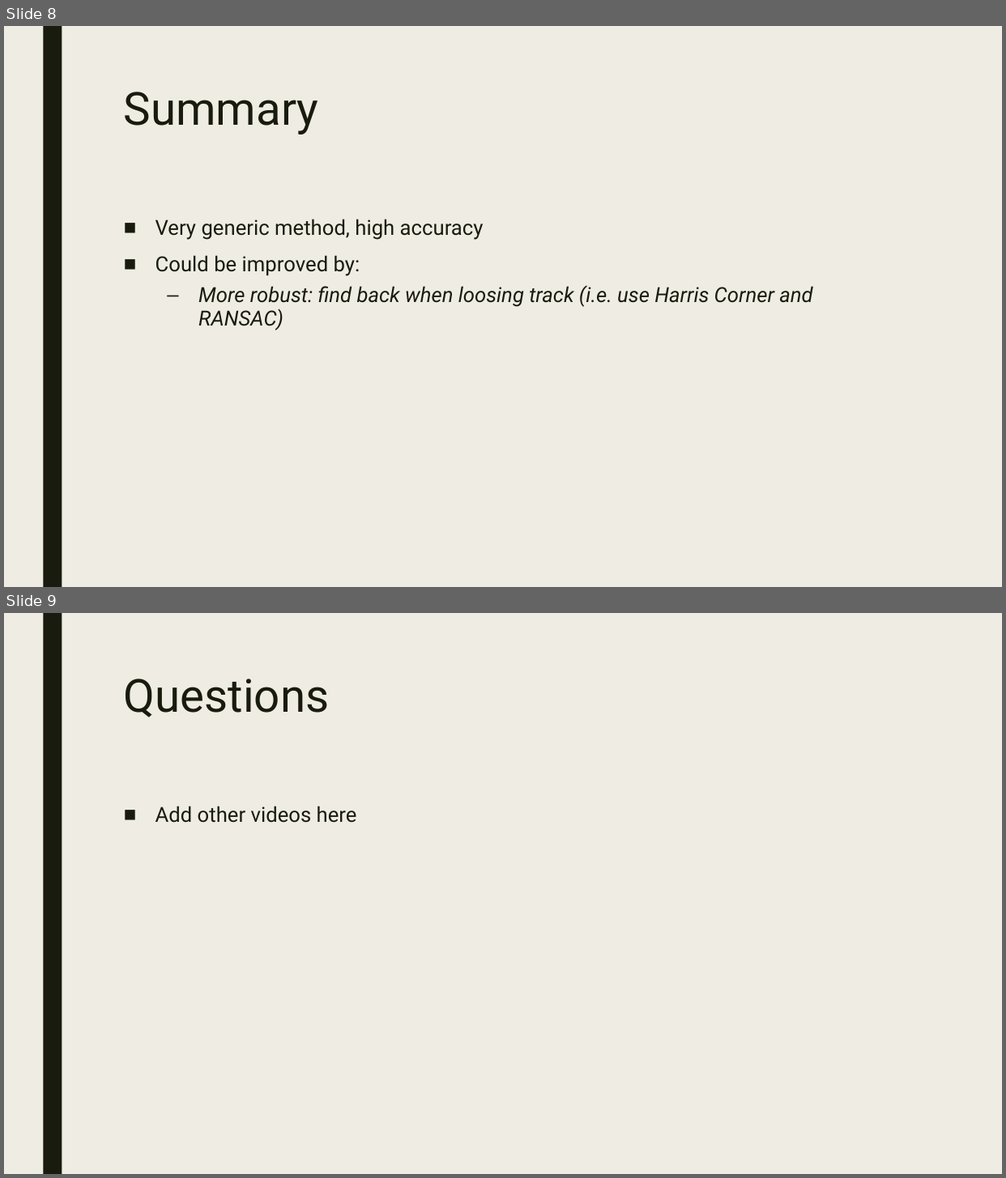
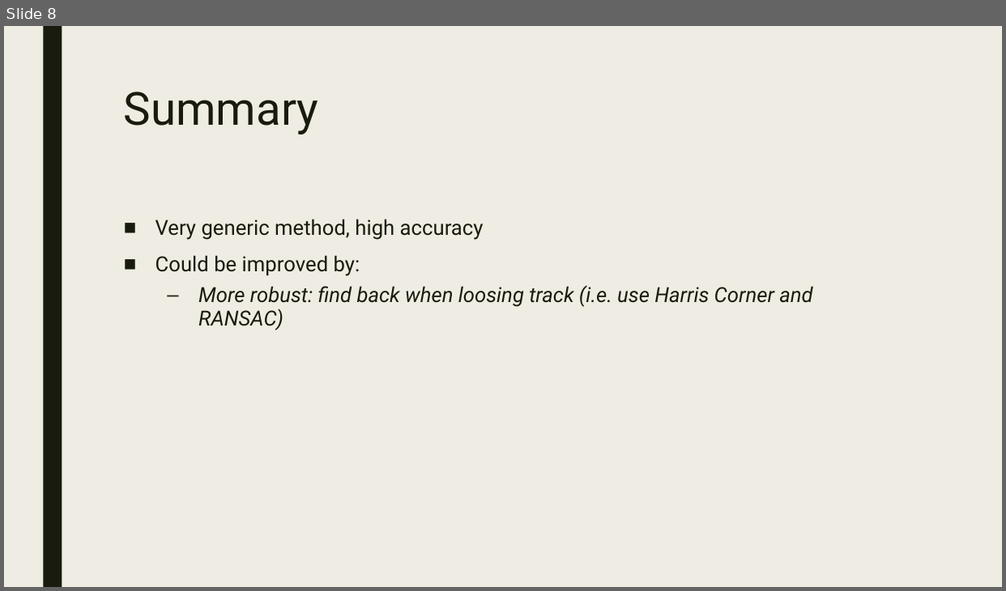
Before and after one commit to Shushalsec/ISIP, a slide deck: isip_presentation.pptx. Shown one above the other, each under a label of ours: slides 8 and 9 before the commit, slide 8 after it. The pictures are 1006x1178 and 1006x591 pixels, drawn with LibreOffice and Linux fonts; fonts in the diff are those of the drawing. Boxes give left, top, right and bottom in pixels: in the first picture for what was removed or moved away, otherwise in the second. Text is boxed around its words. In the diff, an @@ line names an element or a change of style, - is before the commit and + after.

Commit message:
added videos (in endless loop)

```diff
--- a/isip_presentation.pptx
+++ b/isip_presentation.pptx
@@ slide 9 removed at (x1=4, y1=613, x2=1002, y2=1174), background #EFEDE3; not listed: 1 template element that a slide beside it also shows @@
@@ title removed at (x1=124, y1=679, x2=330, y2=717) @@
-Questions
@@ text removed at (x1=155, y1=806, x2=357, y2=823) @@
-■ Add other videos here
```
Also in this commit, not shown: 2 slides added, 1 other slide removed.
